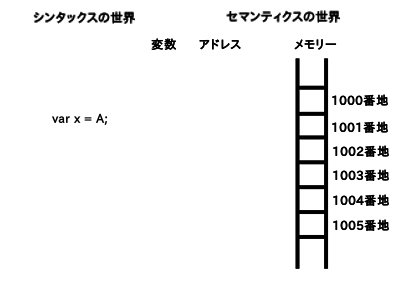
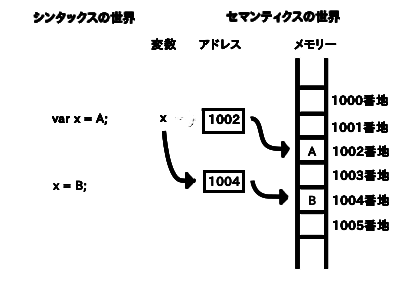
Comparing the layer stacks of the two 400px x 301px images. Changes:
added layer "end" above "B" over [33, 10, 389, 270]
added layer "B" above "->->" over [33, 10, 389, 270]
added layer "->->" above "1004" over [33, 10, 389, 270]
added layer "1004" above "-> 生成" over [33, 10, 389, 270]
hid "var x = A" over [33, 10, 389, 270]
hid "背景" over [33, 10, 389, 270]
